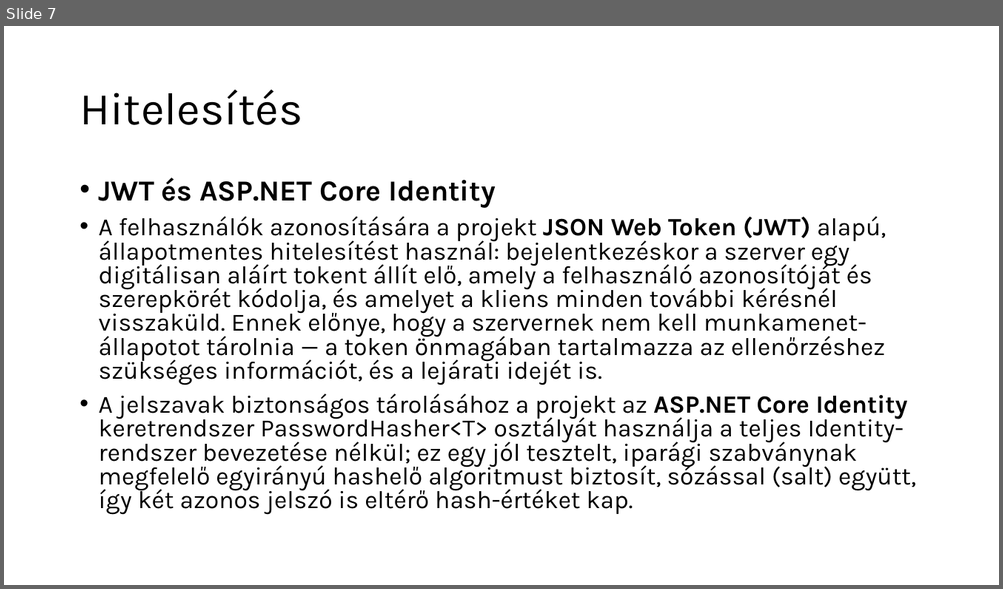
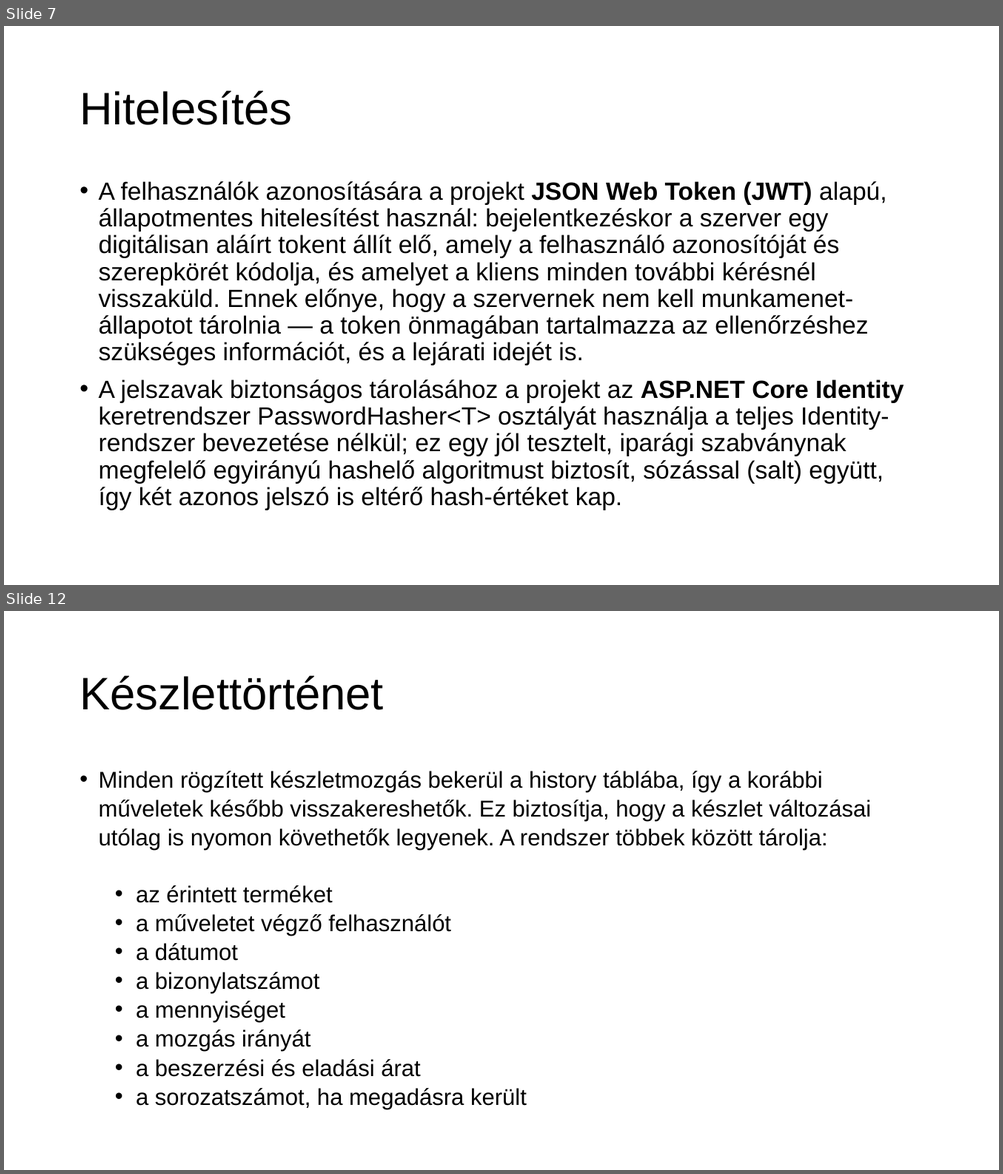
Before and after one commit to Vividia47/raktar, a slide deck: Documentation/exam.pptx. Shown one above the other, each under a label of ours: slide 7 before the commit, slides 7 and 12 after it; the slides between them are not shown. The pictures are 1003x589 and 1003x1174 pixels, drawn with LibreOffice and Linux fonts; fonts in the diff are those of the drawing; background and template pictures are left out. Boxes give left, top, right and bottom in pixels: in the first picture for what was removed or moved away, otherwise in the second. Text is boxed around its words. In the diff, an @@ line names an element or a change of style, - is before the commit and + after.

```diff
--- a/Documentation/exam.pptx
+++ b/Documentation/exam.pptx
@@ slide 12 added at (4,611,999,1170), background picture (left out) @@
@@ title added at (79,675,384,710), 44 pt, text #000000 @@
+Készlettörténet
@@ text added at (99,771,871,1110), 22.2 pt, text #000000 @@
+• Minden rögzített készletmozgás bekerül a history táblába, így a korábbi műveletek később visszakereshetők. Ez biztosítja, hogy a készlet változásai utólag is nyomon követhetők legyenek. A rendszer többek között tárolja:
+  • az érintett terméket
+  • a műveletet végző felhasználót
+  • a dátumot
+  • a bizonylatszámot
+  • a mennyiséget
+  • a mozgás irányát
+  • a beszerzési és eladási árat
+  • a sorozatszámot, ha megadásra került
@@ slide 7 changed as well @@
@@ title "Hitelesítés" at (79,90,292,125): font Karla to Arial @@
@@ text "A felhasználók azonosítására a projekt ..." at (99,181,903,511): font Karla to Arial; line spacing 0.8 to 0.9 @@
@@ text at (99,178,495,208): paragraph removed @@
-• JWT és ASP.NET Core Identity
```
Also in this commit, not shown: 6 other slides changed, 9 other slides added.
